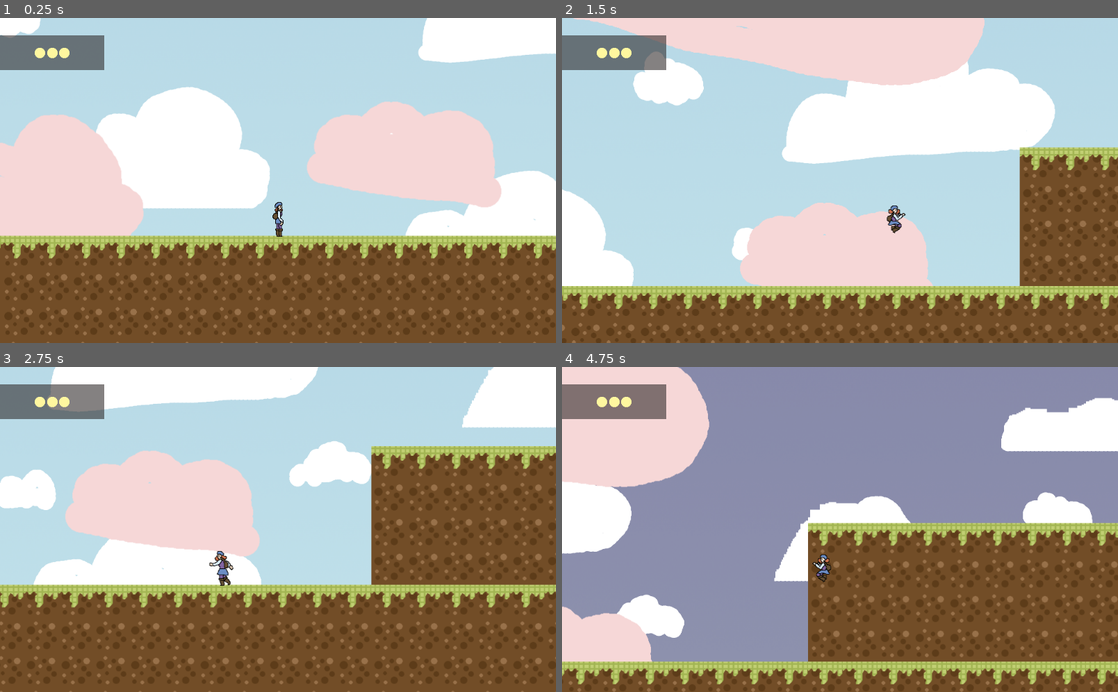
Above: before the commit, frames 1-4 (two rows, left to right).
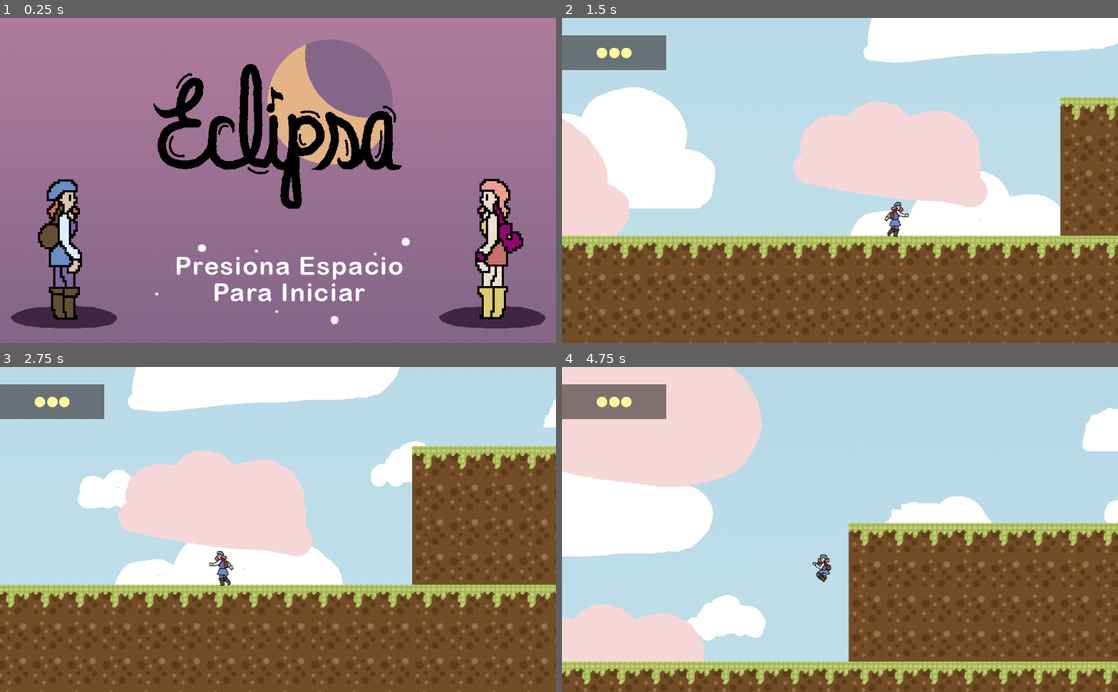
Above: after the commit, the same moments.

Repository: elros88/eclipta
Game: Godot game, scene res://levels/title.tscn
Two runs of this game, one before a commit and one after it. Both use one fixed random seed, a clock stepped at 60 frames per second and the inputs below. Before the commit the project starts from res://levels/level-1.tscn.
Inputs:
- Up to frame 1 (0.25 s): no input
- Up to frame 2 (1.5 s): hold Right (right) from 0.53 s (still down); tap Space (jump) at 0.77 s
- Up to frame 3 (2.75 s): tap Space (jump) at 1.52 s; release Right (right) at 2.03 s; hold Left (left) from 2.03 s (still down)
- Up to frame 4 (4.75 s): release Left (left) at 2.78 s; hold Right (right) 2.78-4.28 s; tap Space (jump) at 3.02, 3.77, 4.52 s; hold Left (left) from 4.28 s (still down)

The runs differ from the first frame. In frame 1, 100% of the frame differs, in the area x 0-100%, y 0-100%; in frame 2, 65%; in frame 3, 28%; in frame 4, 62%.

Commit message:
implementada la panatalla de titulo

Diff:
--- a/levels/title.tscn
+++ b/levels/title.tscn
@@ -1,16 +1,7 @@
-[gd_scene load_steps=5 format=2]
+[gd_scene load_steps=3 format=2]
 
-[ext_resource path="res://resource/title-screen/title1.png" type="Texture" id=1]
-[ext_resource path="res://resource/title-screen/title2.png" type="Texture" id=2]
+[ext_resource path="res://levels/title.tres" type="SpriteFrames" id=1]
 [ext_resource path="res://levels/title.gd" type="Script" id=3]
-
-[sub_resource type="SpriteFrames" id=1]
-animations = [ {
-"frames": [ ExtResource( 1 ), ExtResource( 2 ) ],
-"loop": true,
-"name": "default",
-"speed": 2.0
-} ]
 
 [node name="Node2D" type="Node2D"]
 position = Vector2( 512, 300 )
@@ -20,6 +11,5 @@
 }
 
 [node name="AnimatedSprite" type="AnimatedSprite" parent="."]
-frames = SubResource( 1 )
-frame = 1
+frames = ExtResource( 1 )
 playing = true
--- a/project.godot
+++ b/project.godot
@@ -11,7 +11,7 @@
 [application]
 
 config/name="Eclipta"
-run/main_scene="res://levels/level-1.tscn"
+run/main_scene="res://levels/title.tscn"
 config/icon="res://icon.png"
 
 [input]
